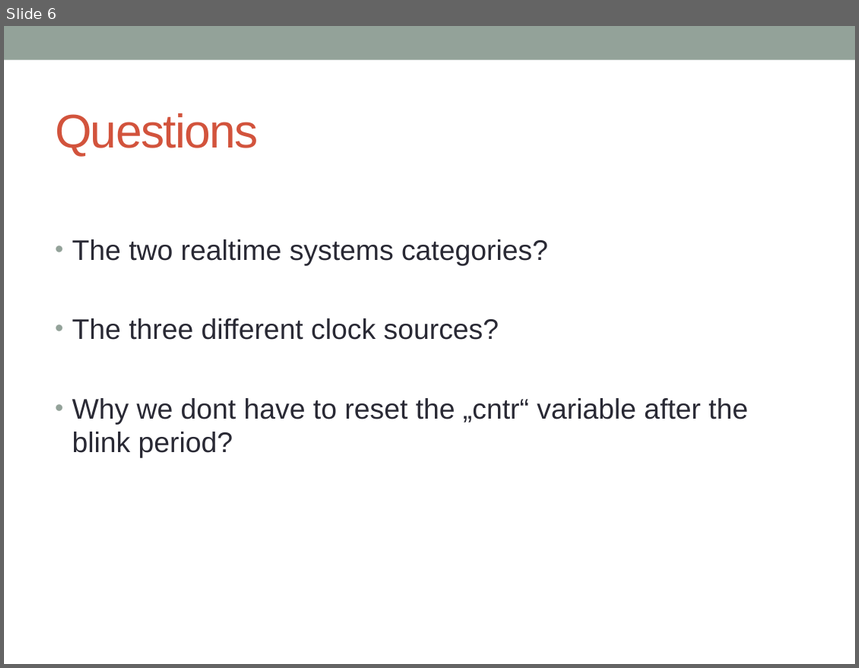
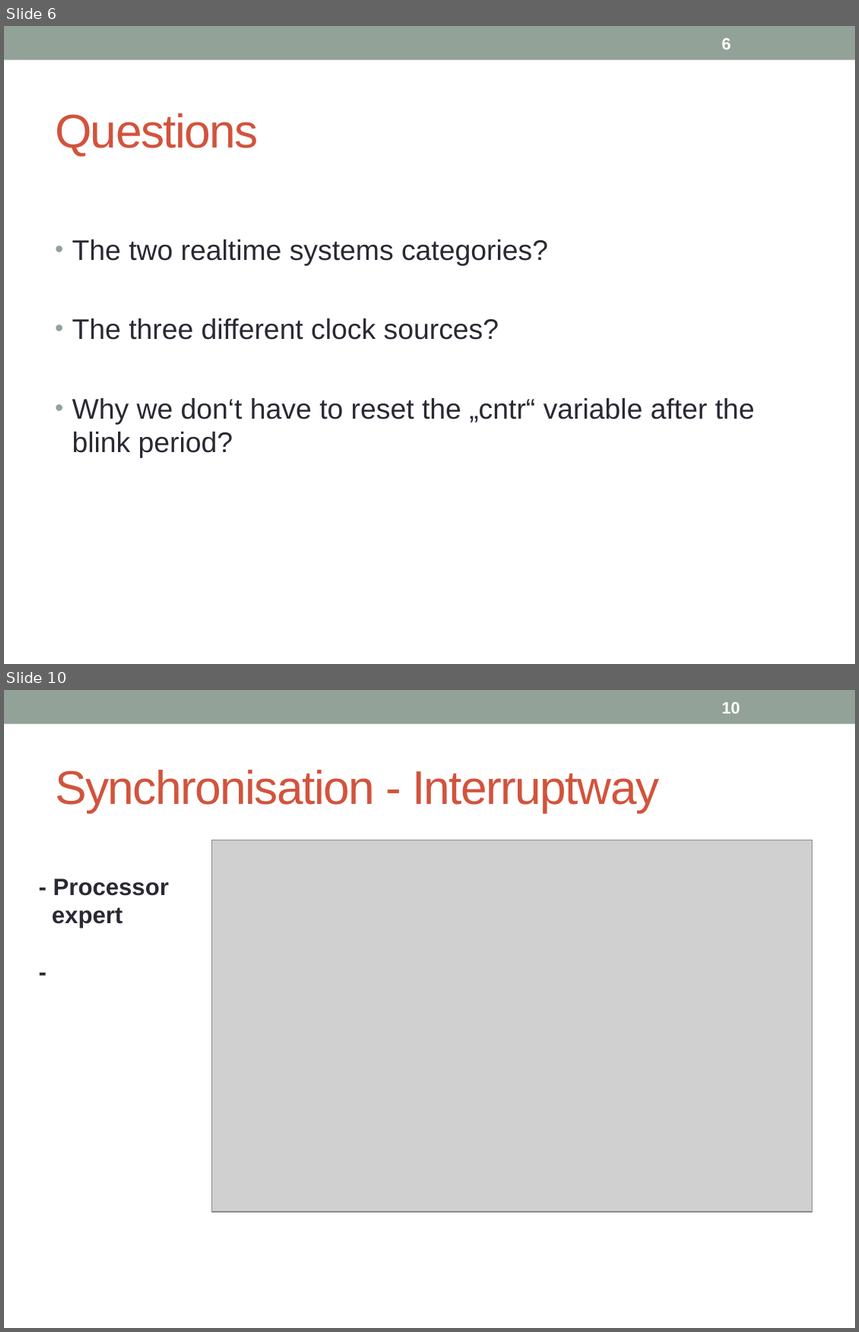
Before and after one commit to FlorianOechslin/Dicke-Controller-Kartoffelsalat, a slide deck: SW04_Monday.pptx. Shown one above the other, each under a label of ours: slide 6 before the commit, slides 6 and 10 after it; the slides between them are not shown. The pictures are 859x668 and 859x1332 pixels, drawn with LibreOffice and Linux fonts; fonts in the diff are those of the drawing; grey boxes stand for pictures. Boxes give left, top, right and bottom in pixels: in the first picture for what was removed or moved away, otherwise in the second. Text is boxed around its words. In the diff, an @@ line names an element or a change of style, - is before the commit and + after.

```diff
--- a/SW04_Monday.pptx
+++ b/SW04_Monday.pptx
@@ slide 10 added at box(4, 690, 855, 1328), background #FFFFFF; not listed: 1 template element that a slide beside it also shows @@
@@ page number added at box(722, 702, 740, 714), 14 pt, text #FFFFFF, bold @@
+10
@@ title added at box(55, 770, 659, 813), 40 pt, text #D2533C @@
+Synchronisation - Interruptway
@@ picture added at box(211, 840, 812, 1212) @@
@@ text added at box(52, 878, 169, 928), 20 pt, text #292934, bold @@
+- Processor
+expert
+-
@@ slide 6 changed as well @@
@@ page number added at box(722, 38, 731, 50), 14 pt, text #FFFFFF, bold @@
+6
@@ text at box(72, 398, 755, 458): text changed @@
-• Why we dont have to reset the „cntr“ variable after the blink period?
+• Why we don‘t have to reset the „cntr“ variable after the blink period?
```
Also in this commit, not shown: 5 other slides changed, 4 other slides added.
